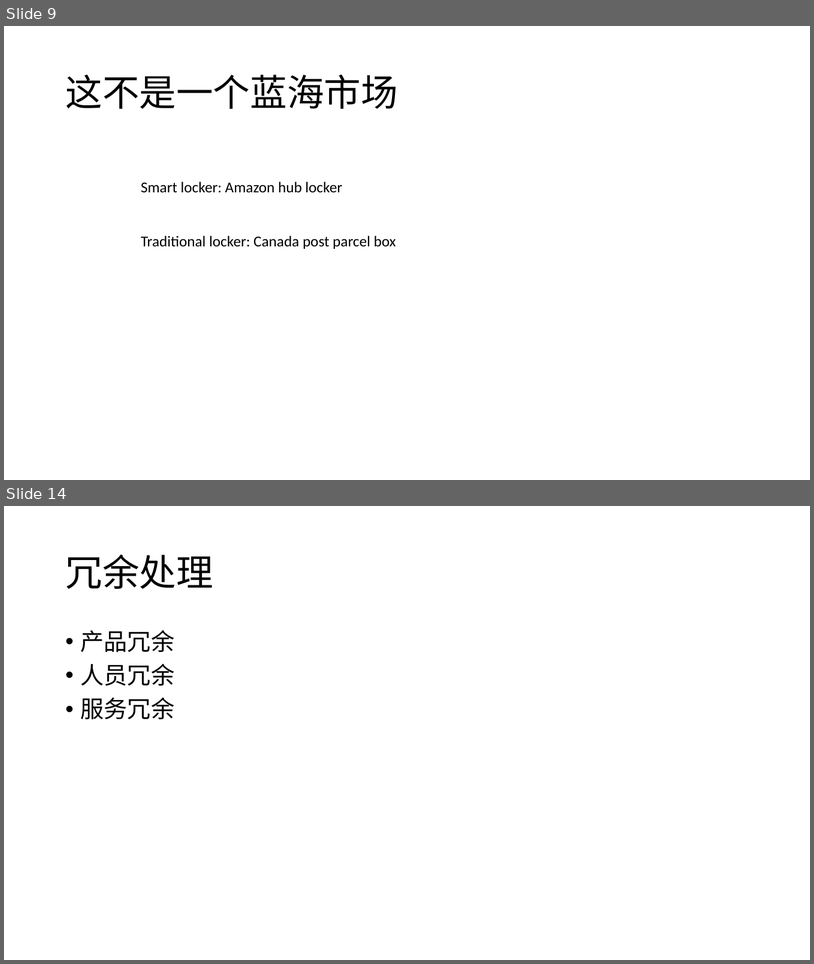
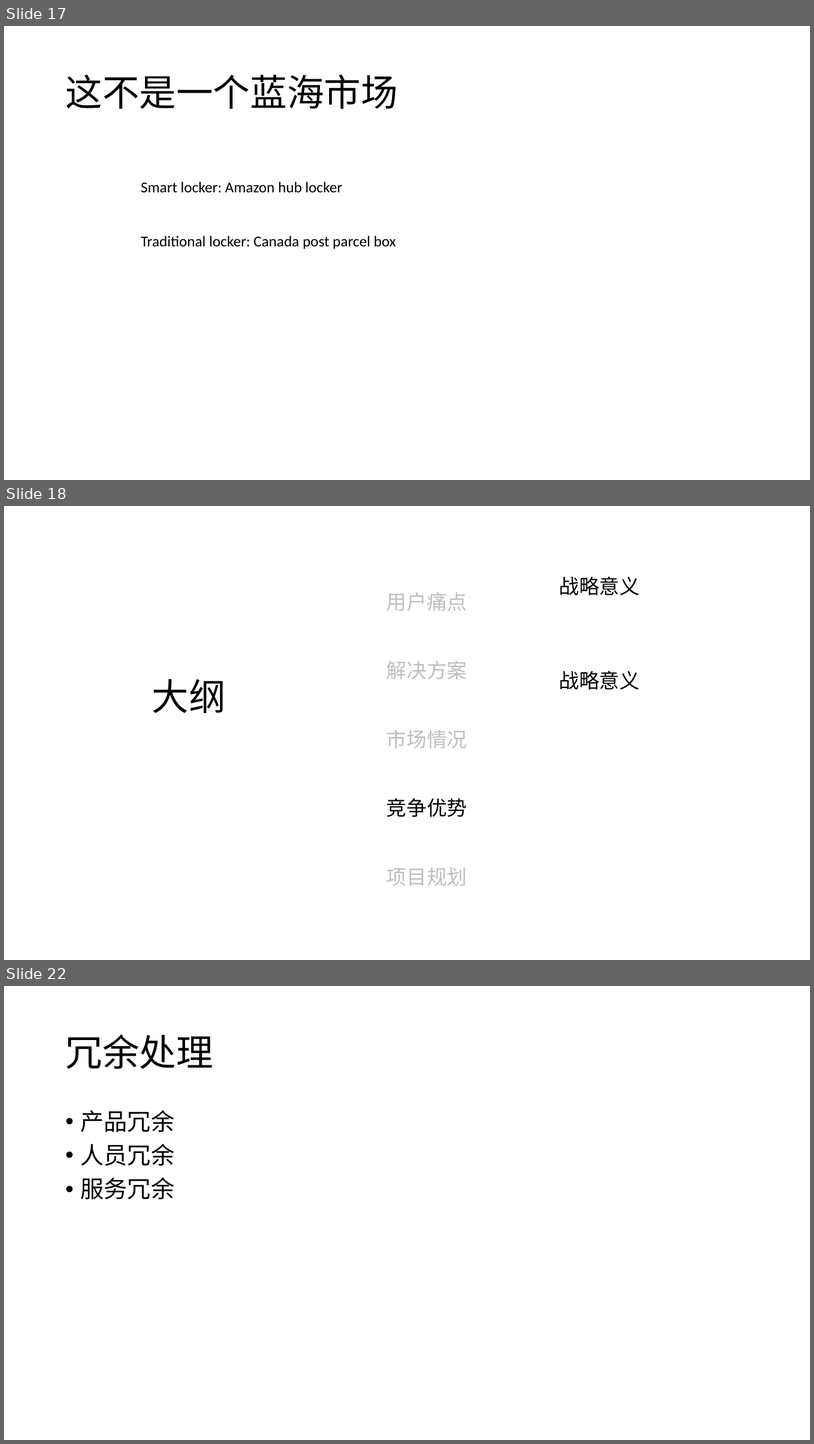
Before and after one commit to twigzxd/ZXXXZ, a slide deck: 智能快递柜ppt.pptx. Shown one above the other, each under a label of ours: slides 9 and 14 before the commit, slides 17, 18 and 22 after it; the slides between them are not shown. The pictures are 814x964 and 814x1444 pixels, drawn with LibreOffice and Linux fonts; fonts in the diff are those of the drawing. Boxes give left, top, right and bottom in pixels: in the first picture for what was removed or moved away, otherwise in the second. Text is boxed around its words. In the diff, an @@ line names an element or a change of style, - is before the commit and + after.

```diff
--- a/智能快递柜ppt.pptx
+++ b/智能快递柜ppt.pptx
@@ slide 18 added at (4,506,810,960), background #FFFFFF @@
@@ text added at (560,576,640,595), 24 pt, text #000000 @@
+战略意义
@@ text added at (387,592,467,611), 24 pt, text #BFBFBF @@
+用户痛点
@@ text added at (387,661,467,679), 24 pt, text #BFBFBF @@
+解决方案
@@ title added at (152,679,225,713), 44 pt, text #000000 @@
+大纲
@@ text added at (560,670,640,690), 24 pt, text #000000 @@
+战略意义
@@ text added at (387,730,467,748), 24 pt, text #BFBFBF @@
+市场情况
@@ text added at (387,798,467,817), 24 pt, text #000000 @@
+竞争优势
@@ text added at (387,867,467,886), 24 pt, text #BFBFBF @@
+项目规划
@@ what was slide 9 is now slide 17 @@
@@ what was slide 14 is now slide 22 @@
```
Also in this commit, not shown: 8 slides changed, 6 other slides added, 1 other file.
